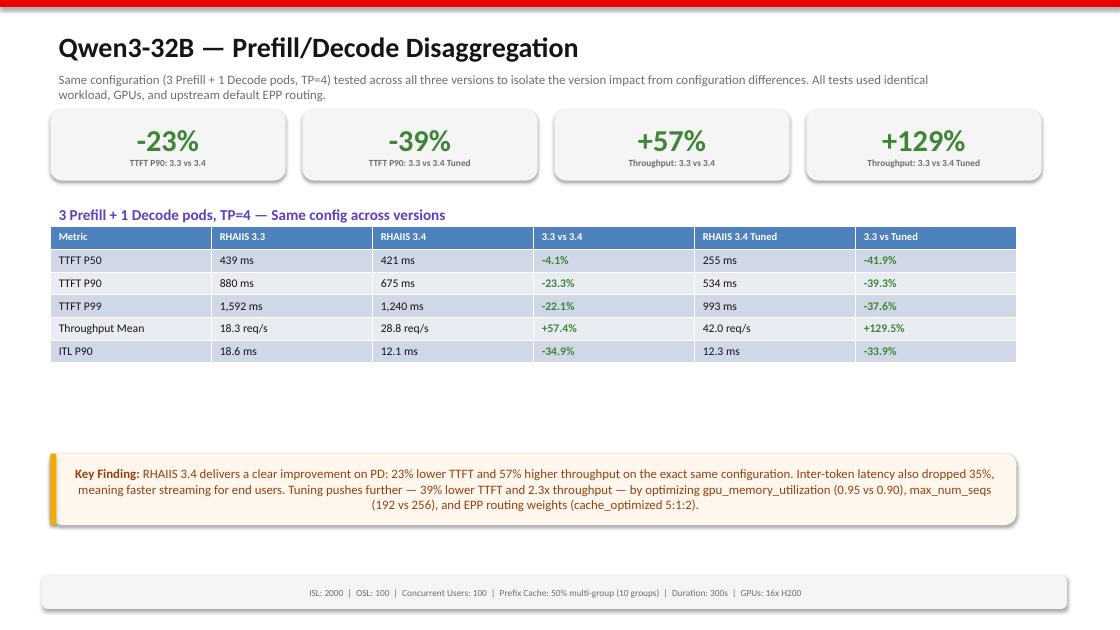
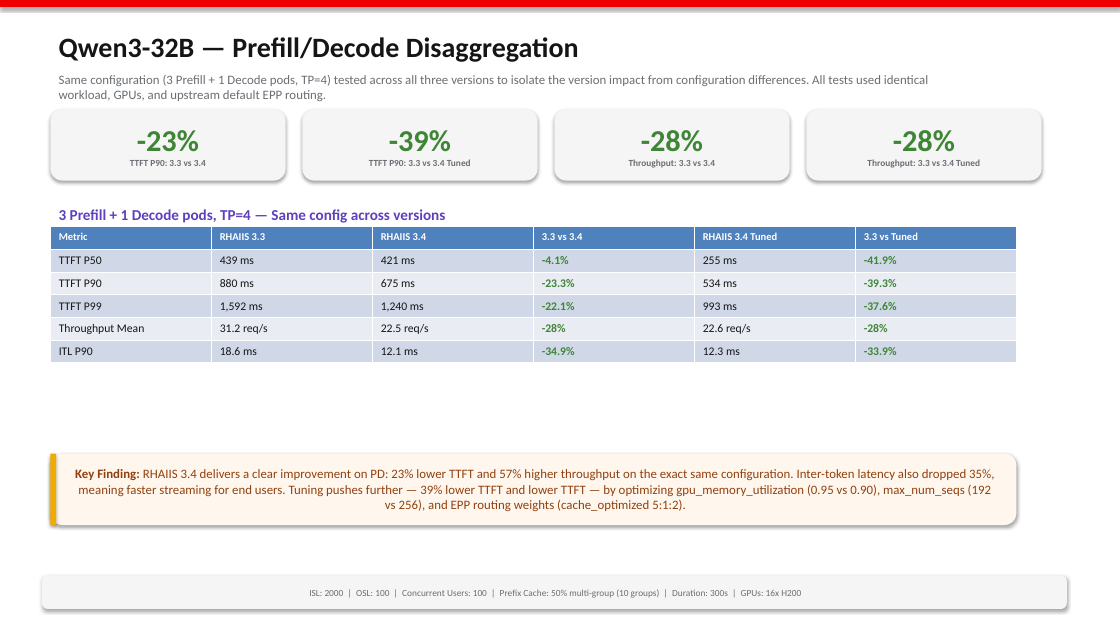
Before and after one commit to openshift-psap/serveit-studio, a slide deck: slide 2 of docs/regression-slides.pptx. Drawn at 1120x630 pixels with LibreOffice and Linux fonts; fonts in the diff are those of the drawing. Boxes give left, top, right and bottom in pixels: in the first picture for what was removed or moved away, otherwise in the second. Text is boxed around its words. In the diff, an @@ line names an element or a change of style, - is before the commit and + after.

```diff
--- a/docs/regression-slides.pptx
+++ b/docs/regression-slides.pptx
@@ text in rounded rectangle at (x1=641, y1=130, x2=703, y2=152): text changed @@
-+57%
+-28%
@@ text in rounded rectangle at (x1=893, y1=130, x2=955, y2=152): text changed @@
-+129%
+-28%
@@ table at (x1=50, y1=227, x2=1018, y2=363) @@
-row 5: Throughput Mean | 18.3 req/s | 28.8 req/s | +57.4% | 42.0 req/s | +129.5%
+row 5: Throughput Mean | 31.2 req/s | 22.5 req/s | -28% | 22.6 req/s | -28%
@@ text in rounded rectangle at (x1=75, y1=469, x2=994, y2=511): text changed @@
-Key Finding: RHAIIS 3.4 delivers a clear improvement on PD: 23% lower TTFT and 57% higher throughput on the exact same configuration. Inter-token latency also dropped 35%, meaning faster streaming for end users. Tuning pushes further — 39% lower TTFT and 2.3x throughput — by optimizing gpu_memory_utilization (0.95 vs 0.90), max_num_seqs (192 vs 256), and EPP routing weights (cache_optimized 5:1:2).
+Key Finding: RHAIIS 3.4 delivers a clear improvement on PD: 23% lower TTFT and 57% higher throughput on the exact same configuration. Inter-token latency also dropped 35%, meaning faster streaming for end users. Tuning pushes further — 39% lower TTFT and lower TTFT — by optimizing gpu_memory_utilization (0.95 vs 0.90), max_num_seqs (192 vs 256), and EPP routing weights (cache_optimized 5:1:2).
```
Also in this commit, not shown: 6 other slides changed.
